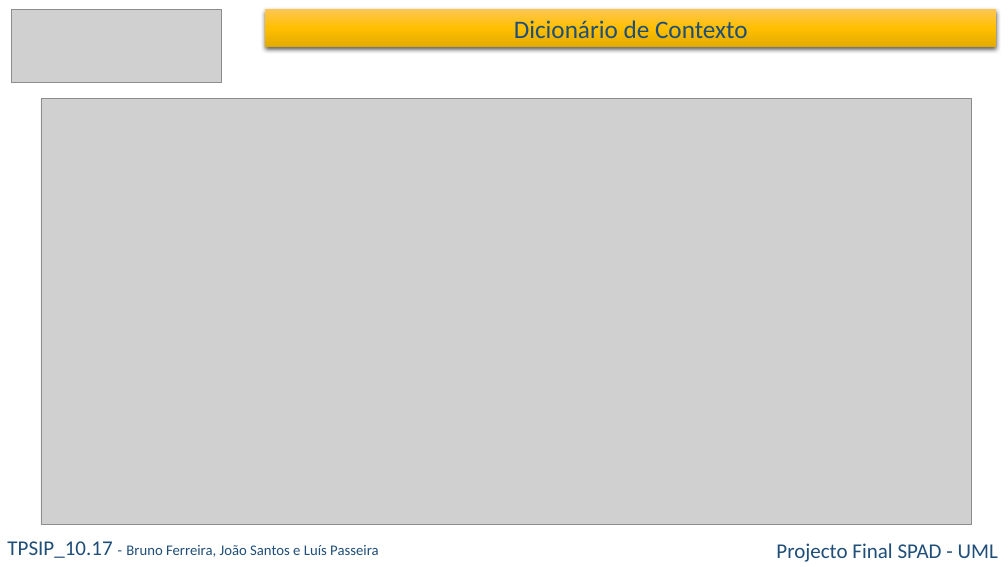
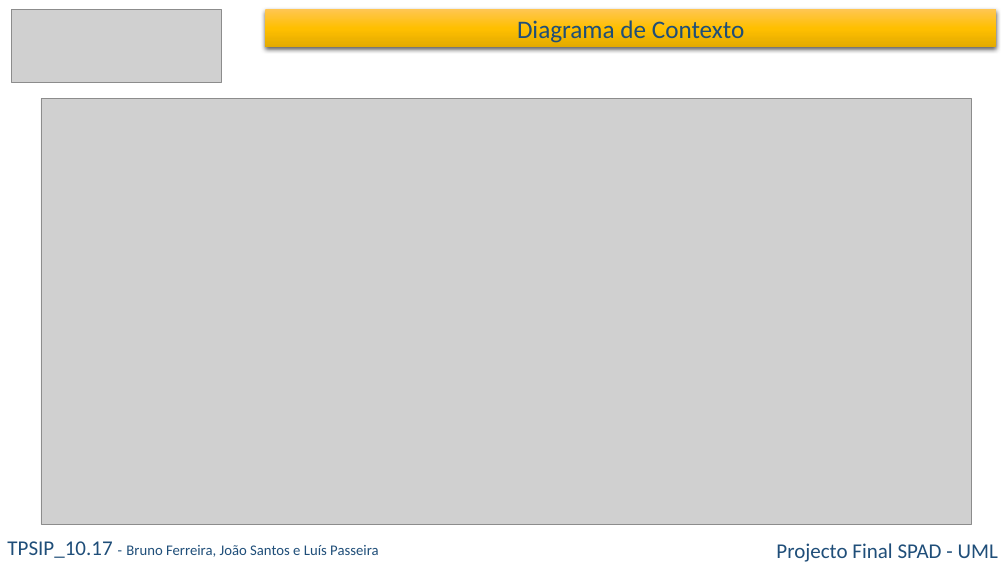
Before and after one commit to bmiguelmf/WizBall, a slide deck: slide 8 of 04 - Docs/01 - Project Manager/08 - UML/00 - Apresentação UML/UML Grupo 3.pptx (slide 5 before the commit). Drawn at 1008x567 pixels with LibreOffice and Linux fonts; fonts in the diff are those of the drawing; grey boxes stand for pictures. Boxes give left, top, right and bottom in pixels: in the first picture for what was removed or moved away, otherwise in the second. Text is boxed around its words. In the diff, an @@ line names an element or a change of style, - is before the commit and + after.

```diff
--- a/04 - Docs/01 - Project Manager/08 - UML/00 - Apresentação UML/UML Grupo 3.pptx
+++ b/04 - Docs/01 - Project Manager/08 - UML/00 - Apresentação UML/UML Grupo 3.pptx
@@ text in rectangle at (517,20,745,43): text changed @@
-Dicionário de Contexto
+Diagrama de Contexto
```
Also in this commit, not shown: 1 other slide changed, 15 slides added, 16 other files.
